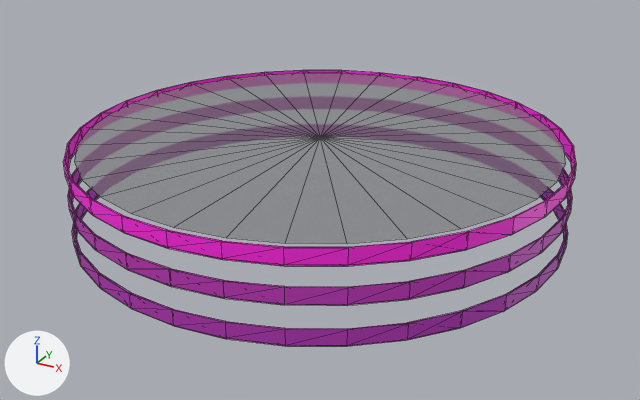
An edit to the glTF model resource/user/map/mapModel.glb, drawn before and after from the same camera.
Before and after are seen from a camera (50 mm lens) standing at (1.64, -2.98, 1.22) and looking at (0.02, -0.04, -0.26). Arrows for +X, +Y and +Z are at lower left; the lights stay in place. Mesh edges are drawn as thin lines.

The first picture shows 'Floor', 'Stage_Frame_0', 'Stage_Frame_1', 'Stage_Frame_2'.
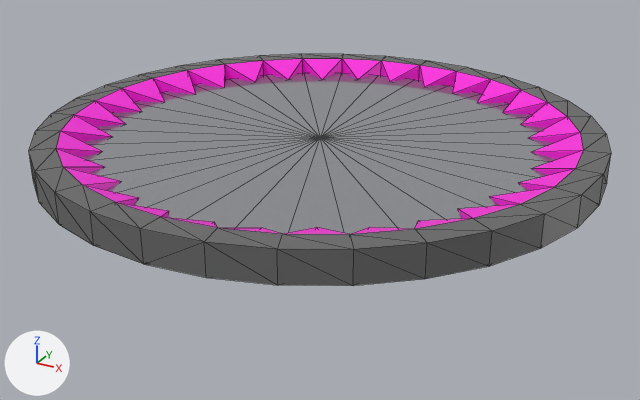
Commit message: ステージ外枠モデル棘化

Location of each change, [x1, y1, x2, y2] in pixels of the pictures (640 x 400 px):
'Spear', added: after [29, 54, 611, 286]
    faces in mat_spearbase (dark grey #696969): [29, 54, 611, 286]
    faces in mat_circle_000 (pink #f11cd4): [57, 59, 583, 234]
'Stage_Frame_0', deleted (pink): before [63, 70, 576, 266]
'Stage_Frame_1', deleted: before [68, 168, 572, 306]
'Stage_Frame_2', deleted: before [72, 188, 568, 346]

What the commit changed:
Material 'SpearBase' (mat_spearbase) is new.
Its base color is (0.142, 0.142, 0.142) (dark grey #696969).
Mesh me_spear is new.
It has 160 vertices, 320 faces and spans x -1.12..1.12, y -1.12..1.12, z -0.06..0.06.
Faces by material slot: [192, 128].
It uses material mat_spearbase (dark grey #696969).
It uses material mat_circle_000 (pink #f11cd4).
Object 'Stage_Frame_0' (ob_stage_frame_0) is deleted.
Object 'Stage_Frame_1' (ob_stage_frame_1) is deleted.
Object 'Stage_Frame_2' (ob_stage_frame_2) is deleted.
Object 'Spear' (ob_spear) is new; it shows me_spear.
Its location is (0.0, 0.0, 0.0).
